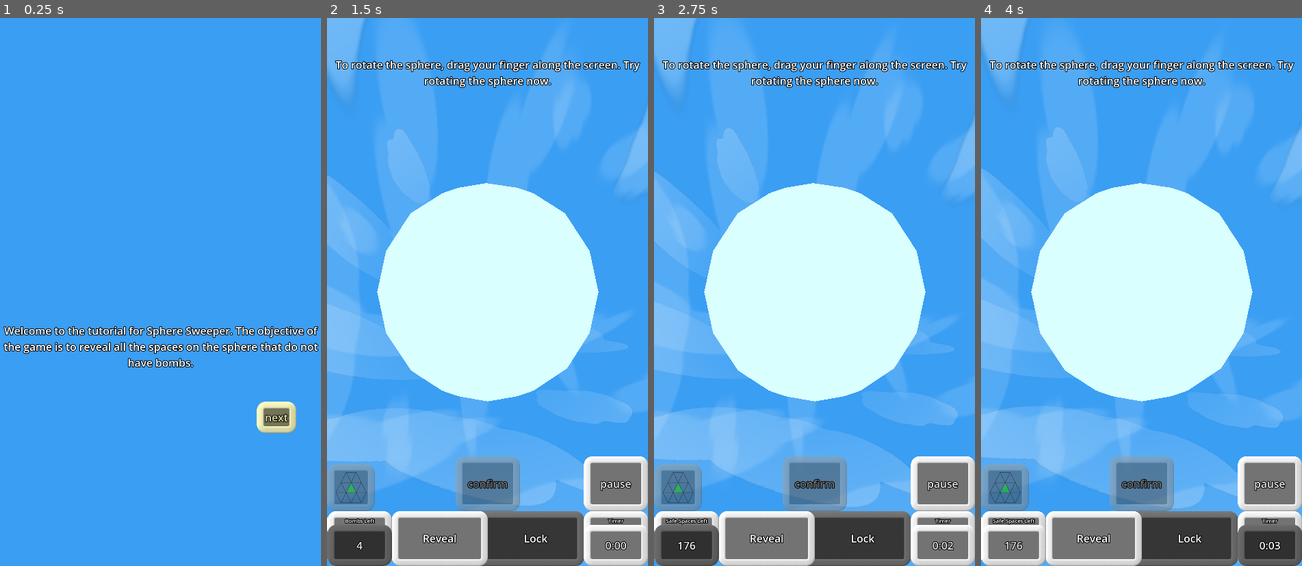
Above: before the commit, frames 1-4 (left to right).
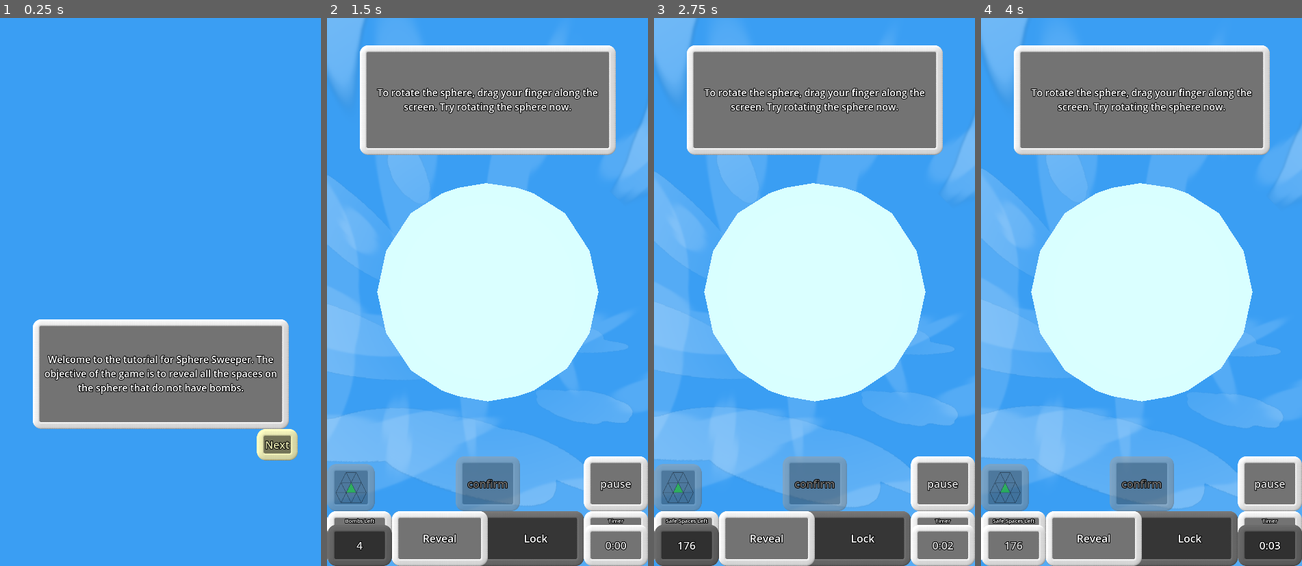
Above: after the commit, the same moments.

Repository: WalynC/sphereSweeperGodot
Game: Godot game, scene res://mainScenes/tutorial.tscn
Two runs of this game, one before a commit and one after it. Both use one fixed random seed, a clock stepped at 60 frames per second and the inputs below. This scene is started directly instead of the project's main scene. Sound files missing from this copy of the repository are replaced by a short silence.
Inputs:
- Up to frame 1 (0.25 s): no input
- Up to frame 2 (1.5 s): click "next" (after the commit: "Next") at 0.5 s; click "176" at 1.25 s
- Up to frame 3 (2.75 s): click "4" at 2 s
- Up to frame 4 (4 s): click "0:02" at 2.75 s; click "2" at 3.5 s

The runs differ from the first frame. In frame 1, 17% of the frame differs, in the area x 0-100%, y 55-81%; in frame 2, 16%; in frame 3, 16%; in frame 4, 16%.

Commit message:
Updates tutorial UI

Diff:
--- a/mainScenes/tutorial.tscn
+++ b/mainScenes/tutorial.tscn
@@ -231,11 +231,28 @@
 grow_vertical = 2
 mouse_filter = 2
 
+[node name="Panel" type="Panel" parent="ControlRoot/game_ui/tutorialBox"]
+layout_mode = 1
+anchors_preset = -1
+anchor_left = 0.1
+anchor_top = 0.05
+anchor_right = 0.9
+anchor_bottom = 0.25
+offset_top = -9.91821e-05
+offset_bottom = -9.15527e-05
+
 [node name="tutorialText" type="Label" parent="ControlRoot/game_ui/tutorialBox"]
 layout_mode = 1
 anchors_preset = -1
-anchor_right = 1.0
-anchor_bottom = 0.2
+anchor_left = 0.1
+anchor_top = 0.05
+anchor_right = 0.9
+anchor_bottom = 0.25
+offset_left = 30.0
+offset_top = 30.0
+offset_right = -30.0
+offset_bottom = -30.0
+theme_override_font_sizes/font_size = 36
 text = "test"
 horizontal_alignment = 1
 vertical_alignment = 1
@@ -245,11 +262,10 @@
 layout_mode = 1
 anchors_preset = -1
 anchor_left = 0.8
-anchor_top = 0.2
+anchor_top = 0.25
 anchor_right = 0.9
-anchor_bottom = 0.2
-offset_bottom = 32.0
-text = "next"
+anchor_bottom = 0.275
+text = "Next"
 
 [node name="AnimationPlayer" type="AnimationPlayer" parent="ControlRoot/game_ui/tutorialBox/Button"]
 libraries = {
--- a/uiScenes/game_ui.tscn
+++ b/uiScenes/game_ui.tscn
@@ -11,7 +11,7 @@
 tracks/0/type = "value"
 tracks/0/imported = false
 tracks/0/enabled = true
-tracks/0/path = NodePath("..:modulate")
+tracks/0/path = NodePath(".:modulate")
 tracks/0/interp = 1
 tracks/0/loop_wrap = true
 tracks/0/keys = {
@@ -144,6 +144,7 @@
 metadata/_edit_use_anchors_ = true
 
 [node name="AnimationPlayer" type="AnimationPlayer" parent="Panel/LockRevealToggle"]
+root_node = NodePath("../..")
 libraries = {
 "": SubResource("AnimationLibrary_amicg")
 }
